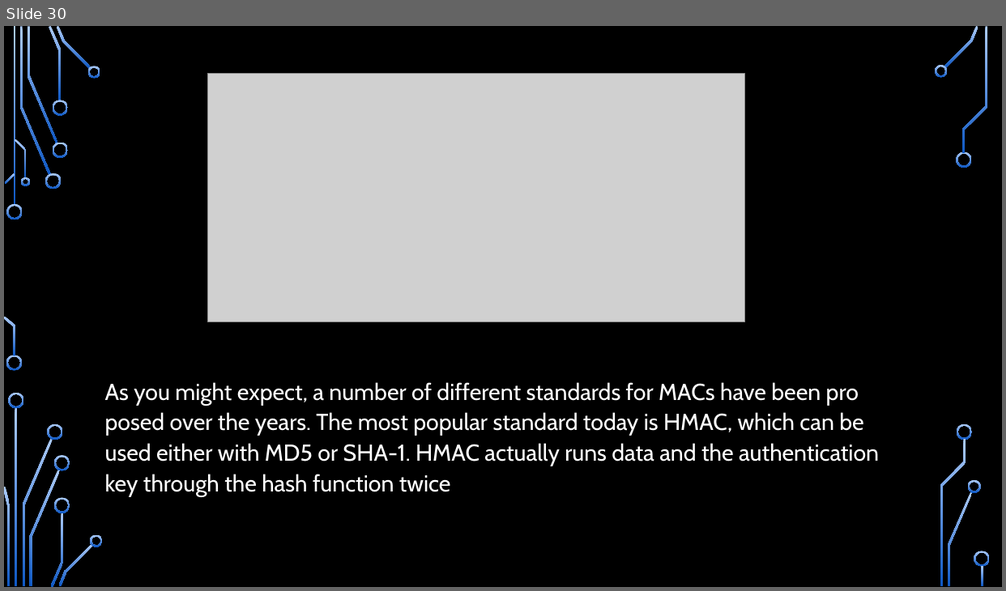
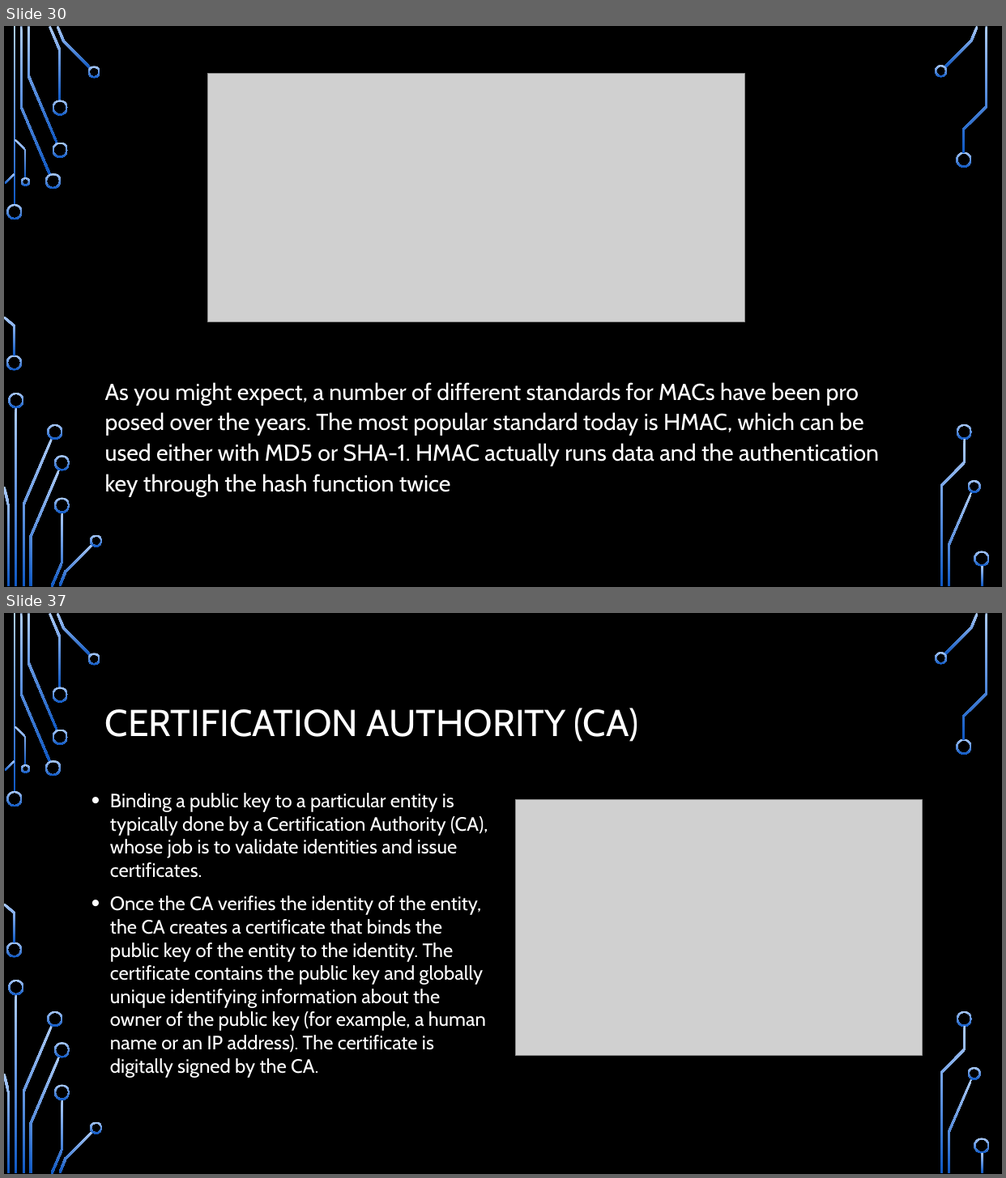
Before and after one commit to CDsonji/NET-Seminar, a slide deck: TLS.pptx. Shown one above the other, each under a label of ours: slide 30 before the commit, slides 30 and 37 after it; the slides between them are not shown. The pictures are 1006x591 and 1006x1178 pixels, drawn with LibreOffice and Linux fonts; fonts in the diff are those of the drawing; grey boxes stand for pictures; background and template pictures are left out. Boxes give left, top, right and bottom in pixels: in the first picture for what was removed or moved away, otherwise in the second. Text is boxed around its words. In the diff, an @@ line names an element or a change of style, - is before the commit and + after.

```diff
--- a/TLS.pptx
+++ b/TLS.pptx
@@ slide 37 added at (x1=4, y1=613, x2=1002, y2=1174), background picture (left out); not listed: 36 template elements that a slide beside it also shows @@
@@ title added at (x1=105, y1=708, x2=639, y2=742), 36 pt, text #FFFFFF @@
+CERTIFICATION AUTHORITY (CA)
@@ text added at (x1=110, y1=793, x2=488, y2=1078), 18.6 pt, text #FFFFFF @@
+• Binding a public key to a particular entity is typically done by a Certification Authority (CA), whose job is to validate identities and issue certificates.
+• Once the CA verifies the identity of the entity, the CA creates a certificate that binds the public key of the entity to the identity. The certificate contains the public key and globally unique identifying information about the owner of the public key (for example, a human name or an IP address). The certificate is digitally signed by the CA.
@@ picture added at (x1=515, y1=800, x2=922, y2=1056) @@
```
Also in this commit, not shown: 6 other slides added.
